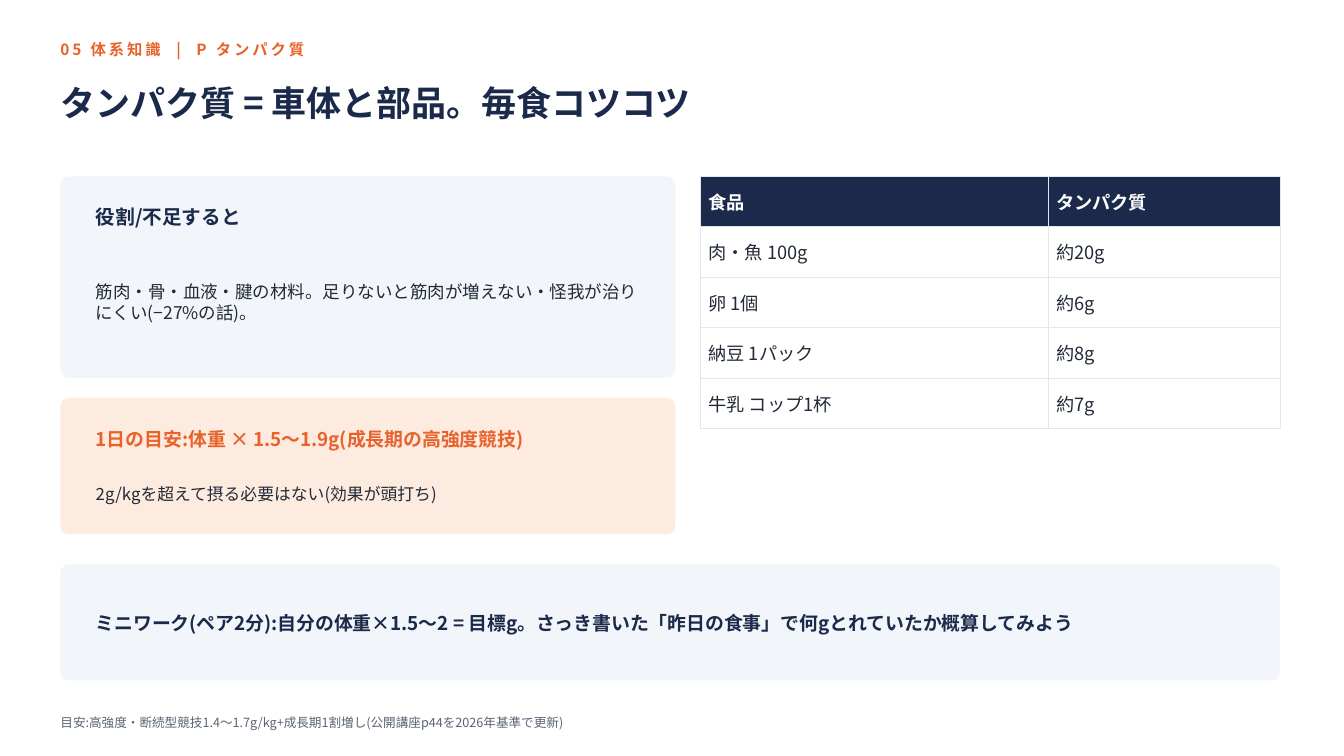
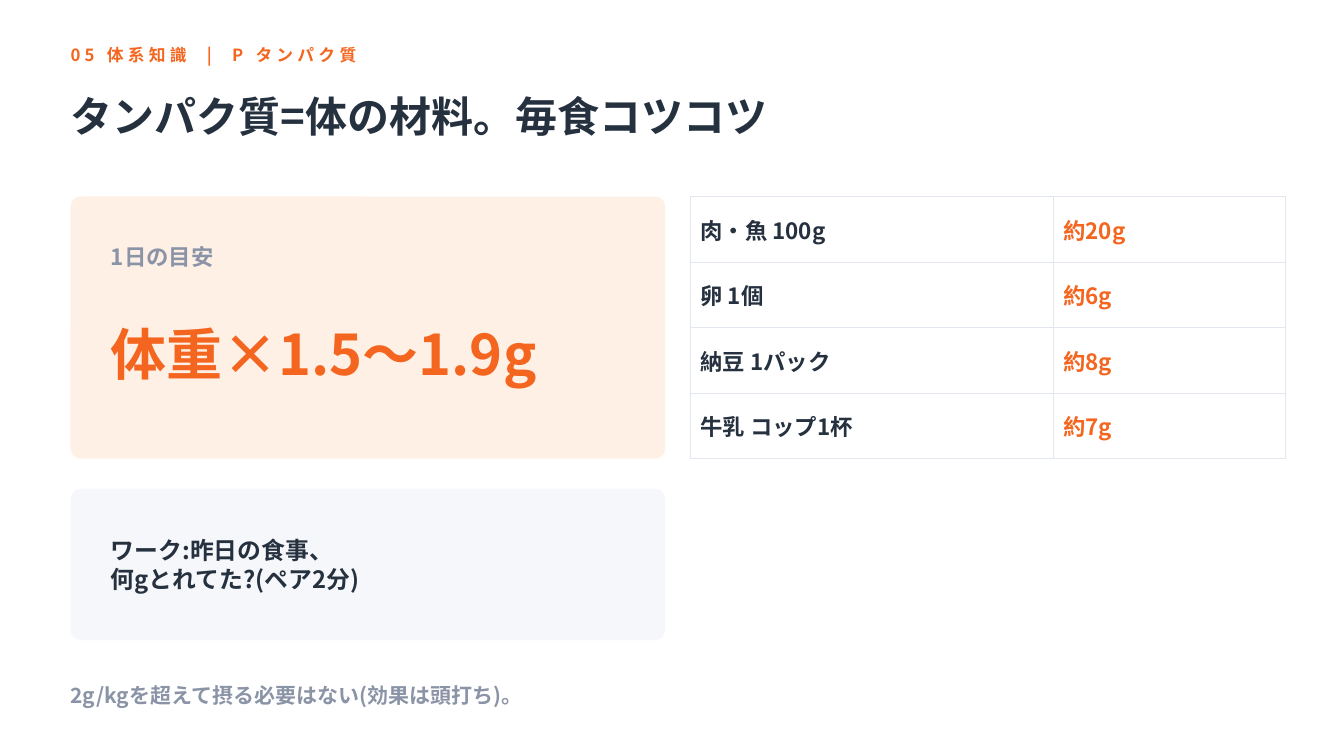
Before and after one commit to k-nomiya/Claude-Code-Test, a slide deck: slide 27 of nutrition-workshop/slides.pptx (slide 26 before the commit). Drawn at 1344x756 pixels with LibreOffice and Linux fonts; fonts in the diff are those of the drawing. Boxes give left, top, right and bottom in pixels: in the first picture for what was removed or moved away, otherwise in the second. Text is boxed around its words. In the diff, an @@ line names an element or a change of style, - is before the commit and + after.

```diff
--- a/nutrition-workshop/slides.pptx
+++ b/nutrition-workshop/slides.pptx
@@ text "05 体系知識 | P タンパク質": place and size @@
-text "05 体系知識 | P タンパク質" at [91, 40, 304, 60]
+text "05 体系知識 | P タンパク質" at [107, 46, 357, 63]
@@ text "05 体系知識 | P タンパク質" at [107, 46, 357, 63]: size 11 to 12 pt, text colour #E8622C to #F4661F, letter spacing 2 to 3 pt @@
@@ text at [71, 96, 768, 136]: text changed; size 25 to 30 pt; text colour #1B2A4A to #26313F @@
-タンパク質 = 車体と部品。毎食コツコツ
+タンパク質=体の材料。毎食コツコツ
@@ rounded rectangle: place and size @@
-rounded rectangle at [60, 176, 676, 378]
+rounded rectangle at [71, 197, 665, 459]
@@ rounded rectangle at [71, 197, 665, 459]: fill #F2F5FA to #FFF0E6; proportions changed @@
@@ text removed at [96, 207, 241, 228] @@
-役割/不足すると
@@ table at [691, 197, 1286, 445] @@
-row 1: 食品 | タンパク質
@@ table: place and size @@
-table at [701, 176, 1280, 420]
+table at [691, 197, 1286, 445]
@@ text added at [111, 246, 214, 267], 16 pt, text #8A94A6, bold @@
+1日の目安
@@ text removed at [96, 283, 638, 323] @@
-筋肉・骨・血液・腱の材料。足りないと筋肉が増えない・怪我が治りにくい(−27%の話)。
@@ text at [111, 327, 537, 389]: text changed; size 13.5 to 40 pt; text colour #E8622C to #F4661F @@
-1日の目安:体重 × 1.5〜1.9g(成長期の高強度競技)
+体重×1.5〜1.9g
@@ rounded rectangle: place and size @@
-rounded rectangle at [60, 398, 676, 534]
+rounded rectangle at [71, 489, 665, 640]
@@ rounded rectangle at [71, 489, 665, 640]: fill #FDEBE0 to #F5F7FA; proportions changed @@
@@ text added at [111, 538, 360, 594], 17 pt, text #26313F, bold @@
+ワーク:昨日の食事、
+何gとれてた?(ペア2分)
@@ rounded rectangle removed at [60, 565, 1280, 681] @@
@@ text removed at [96, 614, 1073, 635] @@
-ミニワーク(ペア2分):自分の体重×1.5〜2 = 目標g。さっき書いた「昨日の食事」で何gとれていたか概算してみよう
@@ text at [71, 685, 523, 708]: text changed; size 12 to 15 pt; text colour #222A38 to #8A94A6; bold on @@
-2g/kgを超えて摂る必要はない(効果が頭打ち)
+2g/kgを超えて摂る必要はない(効果は頭打ち)。
@@ text removed at [60, 716, 563, 730] @@
-目安:高強度・断続型競技1.4〜1.7g/kg+成長期1割増し(公開講座p44を2026年基準で更新)
```
Also in this commit, not shown: 44 other slides changed, 1 slide added.
